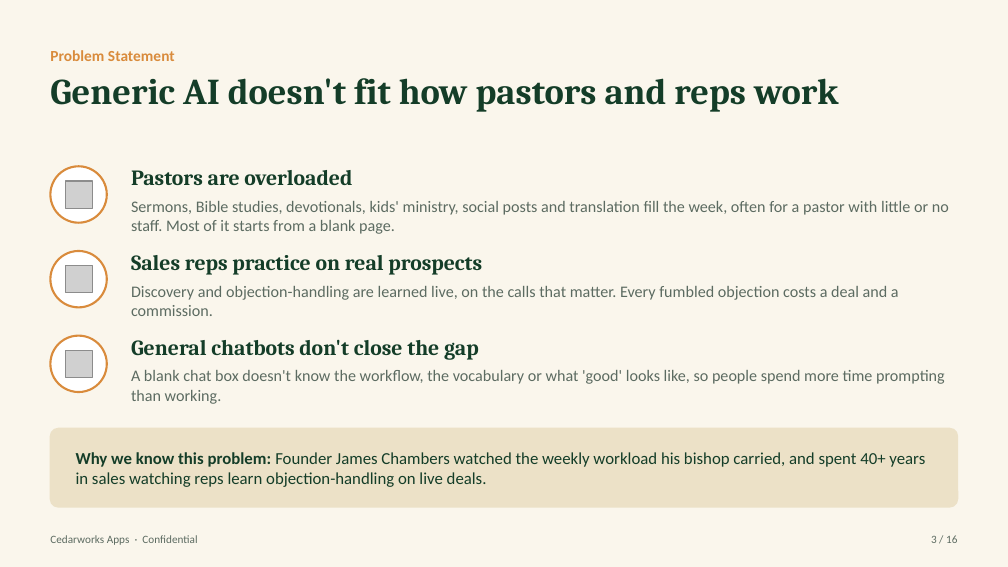
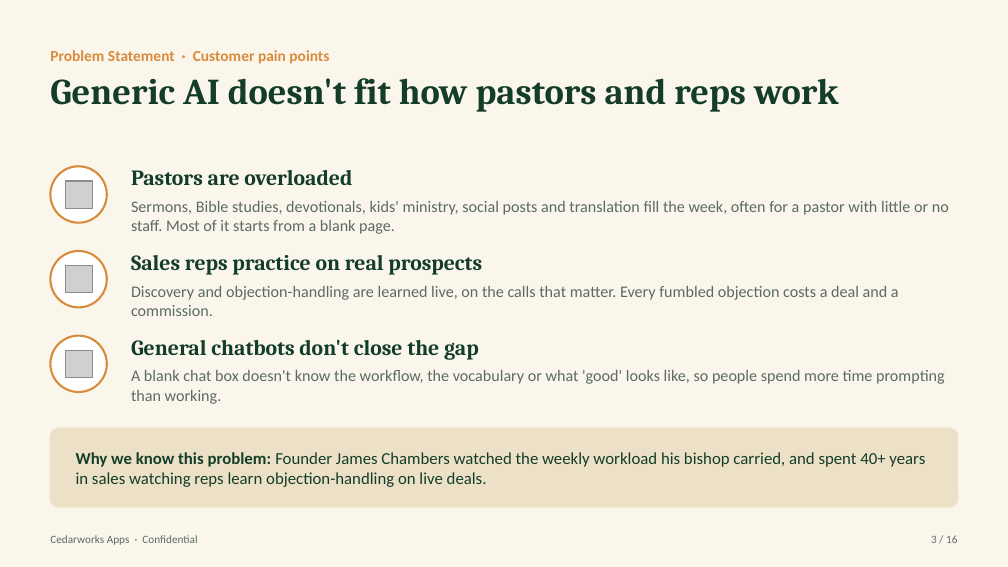
Before and after one commit to Pastorai1/Cedarworksapps, a slide deck: slide 3 of pitch-deck/Cedarworks-Apps-Pitch-Deck.pptx. Drawn at 1008x567 pixels with LibreOffice and Linux fonts; fonts in the diff are those of the drawing; grey boxes stand for pictures. Boxes give left, top, right and bottom in pixels: in the first picture for what was removed or moved away, otherwise in the second. Text is boxed around its words. In the diff, an @@ line names an element or a change of style, - is before the commit and + after.

```diff
--- a/pitch-deck/Cedarworks-Apps-Pitch-Deck.pptx
+++ b/pitch-deck/Cedarworks-Apps-Pitch-Deck.pptx
@@ text at (x1=50, y1=50, x2=329, y2=64): text changed @@
-Problem Statement
+Problem Statement · Customer pain points
```
Also in this commit, not shown: 5 other slides changed, 3 other files.
